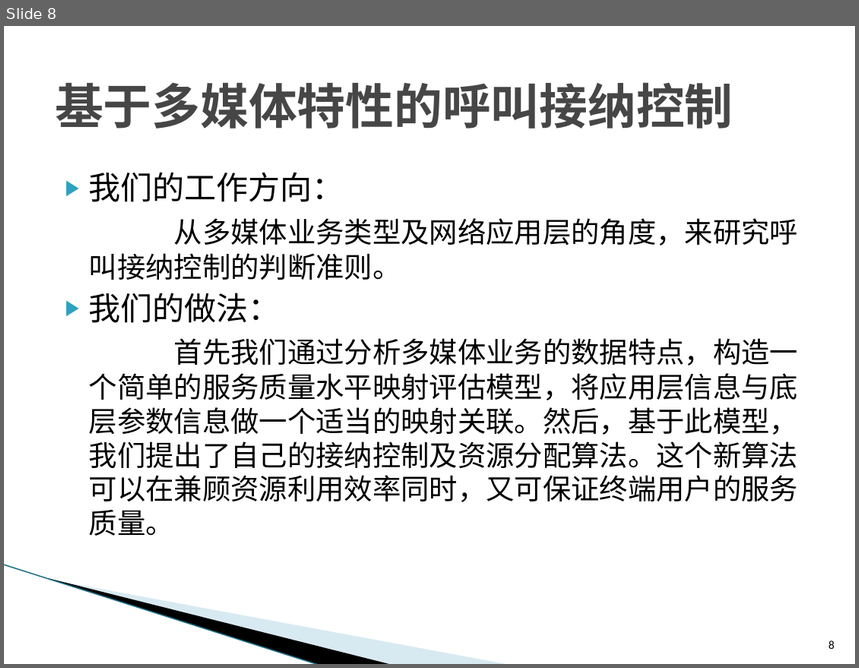
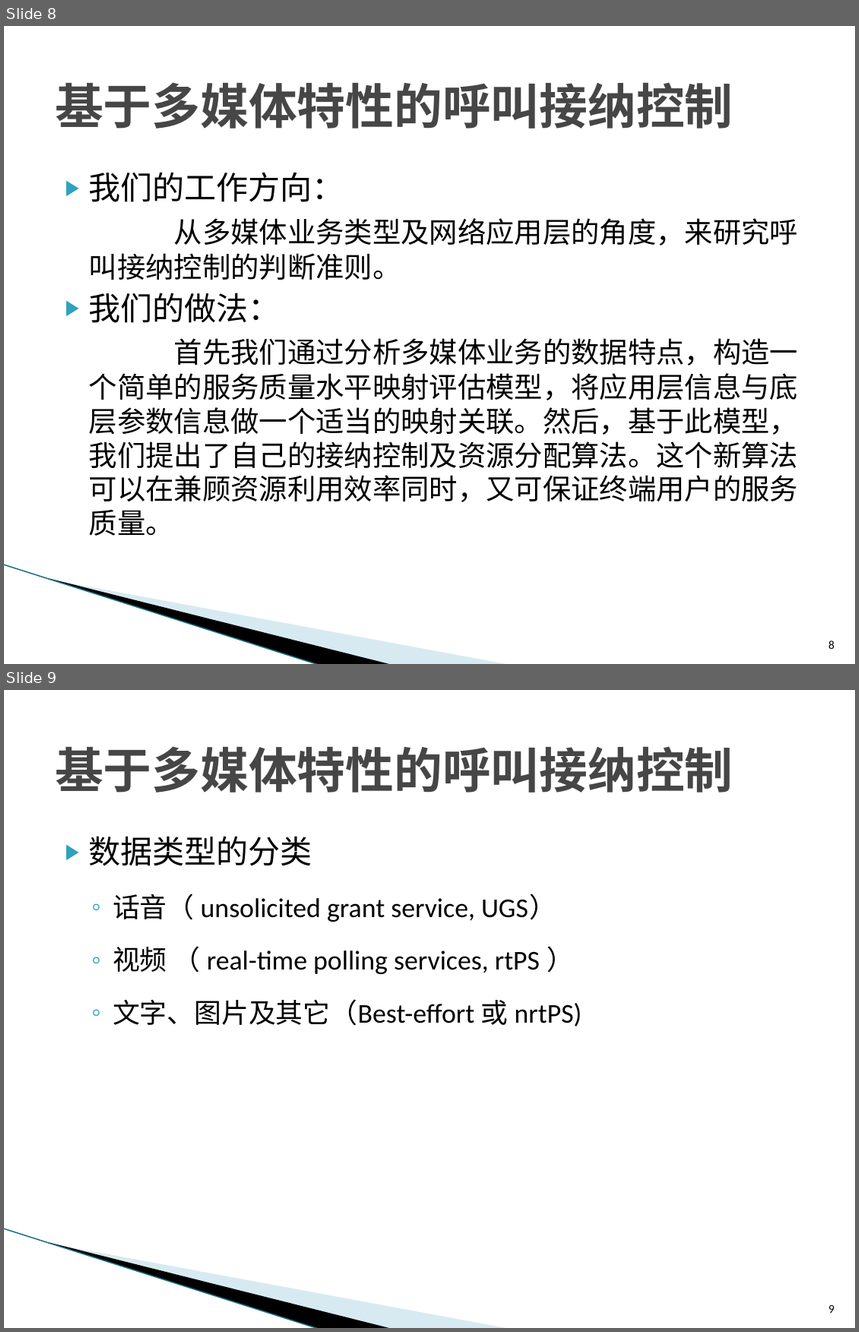
Before and after one commit to ZhiweiYAN/yzw_thesis, a slide deck: defense_phd.pptx. Shown one above the other, each under a label of ours: slide 8 before the commit, slides 8 and 9 after it. The pictures are 859x668 and 859x1332 pixels, drawn with LibreOffice and Linux fonts; fonts in the diff are those of the drawing; background and template pictures are left out. Boxes give left, top, right and bottom in pixels: in the first picture for what was removed or moved away, otherwise in the second. Text is boxed around its words. In the diff, an @@ line names an element or a change of style, - is before the commit and + after.

```diff
--- a/defense_phd.pptx
+++ b/defense_phd.pptx
@@ slide 9 added at (x1=4, y1=690, x2=855, y2=1328), background #FFFFFF; not listed: 3 template elements that a slide beside it also shows @@
@@ title added at (x1=55, y1=746, x2=734, y2=793), 41 pt, text #464646, bold @@
+基于多媒体特性的呼叫接纳控制
@@ text added at (x1=89, y1=836, x2=582, y2=1027), 23 pt, text #000000 @@
+▶ 数据类型的分类
+  ◦ 话音（ unsolicited grant service, UGS）
+  ◦ 视频 （ real-time polling services, rtPS ）
+  ◦ 文字、图片及其它（Best-effort 或 nrtPS)
@@ page number added at (x1=829, y1=1306, x2=835, y2=1313), 10 pt, text #000000 @@
+9
```
Also in this commit, not shown: 10 other slides added, 1 slide removed.
